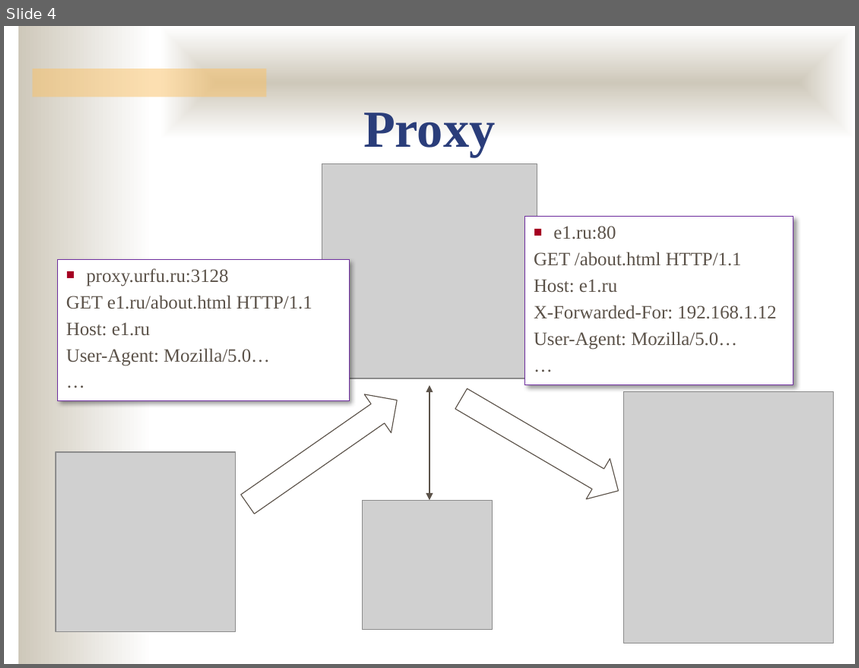
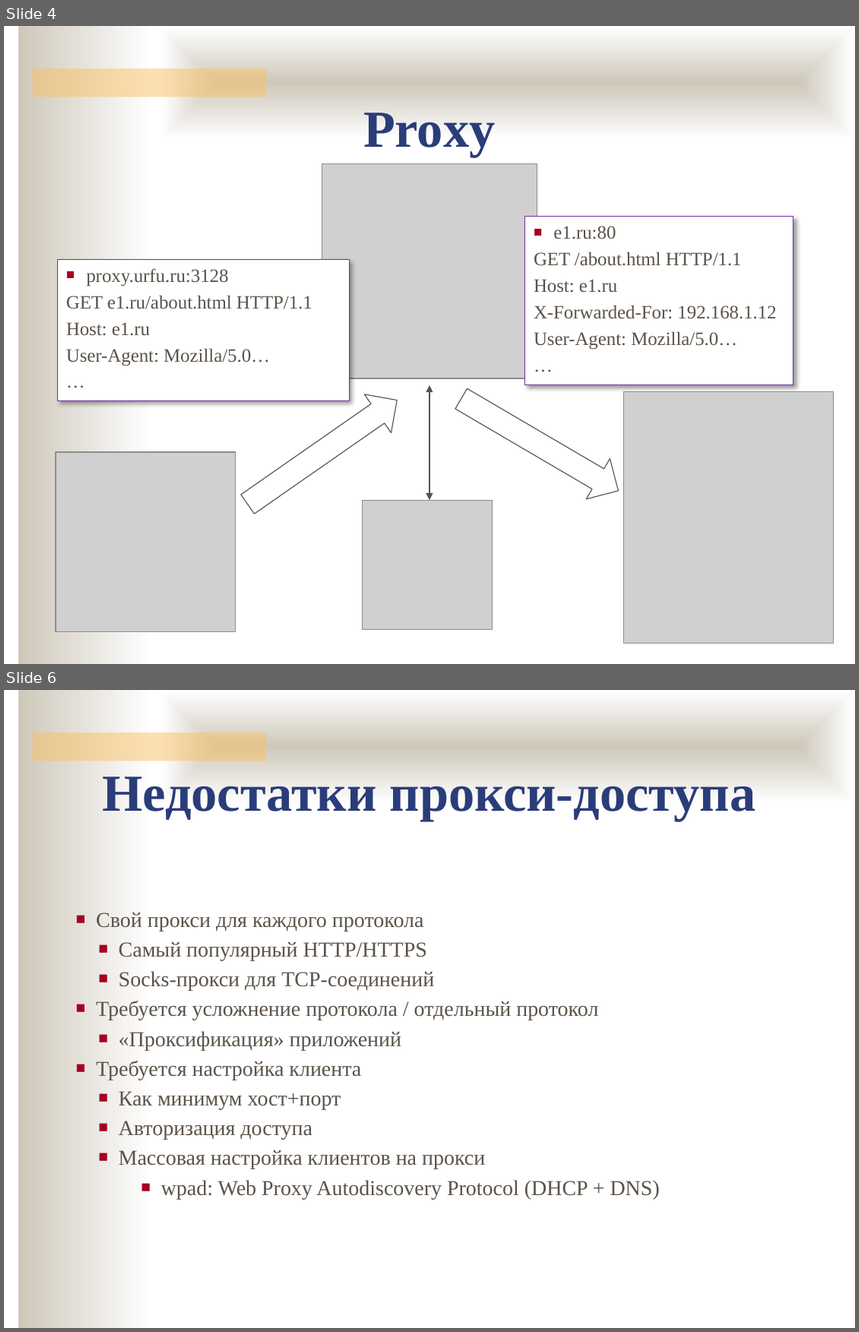
Before and after one commit to ukoloff/nets, a slide deck: lecture/nat.pptx. Shown one above the other, each under a label of ours: slide 4 before the commit, slides 4 and 6 after it; the slides between them are not shown. The pictures are 859x668 and 859x1332 pixels, drawn with LibreOffice and Linux fonts; fonts in the diff are those of the drawing; grey boxes stand for pictures; background and template pictures are left out. Boxes give left, top, right and bottom in pixels: in the first picture for what was removed or moved away, otherwise in the second. Text is boxed around its words. In the diff, an @@ line names an element or a change of style, - is before the commit and + after.

```diff
--- a/lecture/nat.pptx
+++ b/lecture/nat.pptx
@@ slide 6 added at [4,690,855,1328], background #FFFFFF; not listed: 3 template elements that a slide beside it also shows @@
@@ text added at [102,777,756,821], 44 pt, text #2A3D7A, bold @@
+Недостатки прокси-доступа
@@ text added at [96,913,660,1199], 18 pt, text #5B5249 @@
+■ Свой прокси для каждого протокола
+  ■ Самый популярный HTTP/HTTPS
+  ■ Socks-прокси для TCP-соединений
+■ Требуется усложнение протокола / отдельный протокол
+  ■ «Проксификация» приложений
+■ Требуется настройка клиента
+  ■ Как минимум хост+порт
+  ■ Авторизация доступа
+  ■ Массовая настройка клиентов на прокси
+    ■ wpad: Web Proxy Autodiscovery Protocol (DHCP + DNS)
```
Also in this commit, not shown: 5 other slides added.
